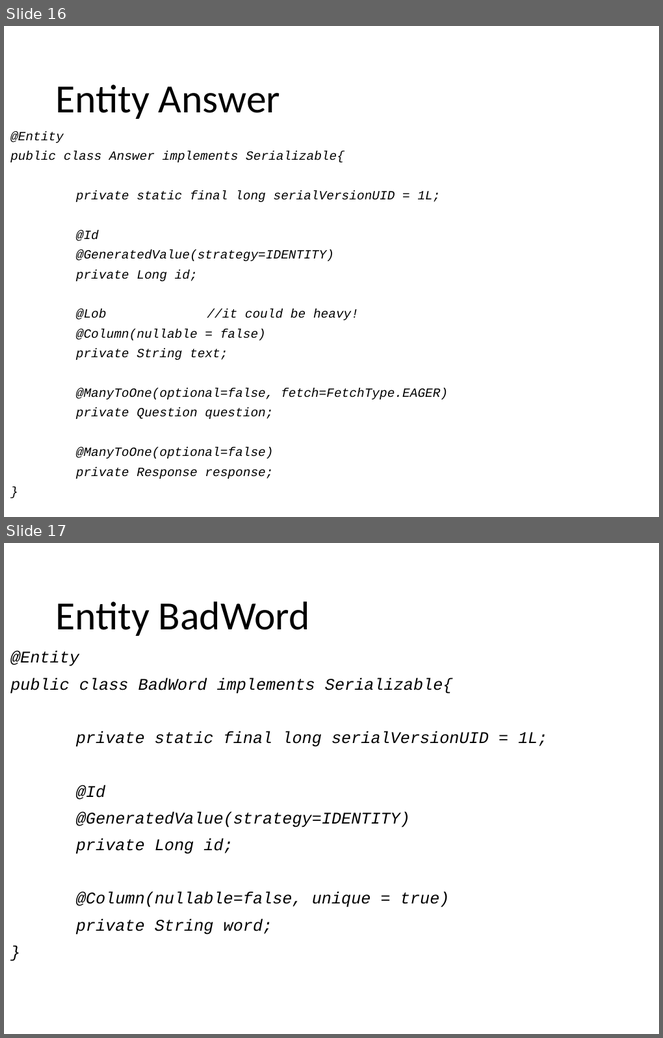
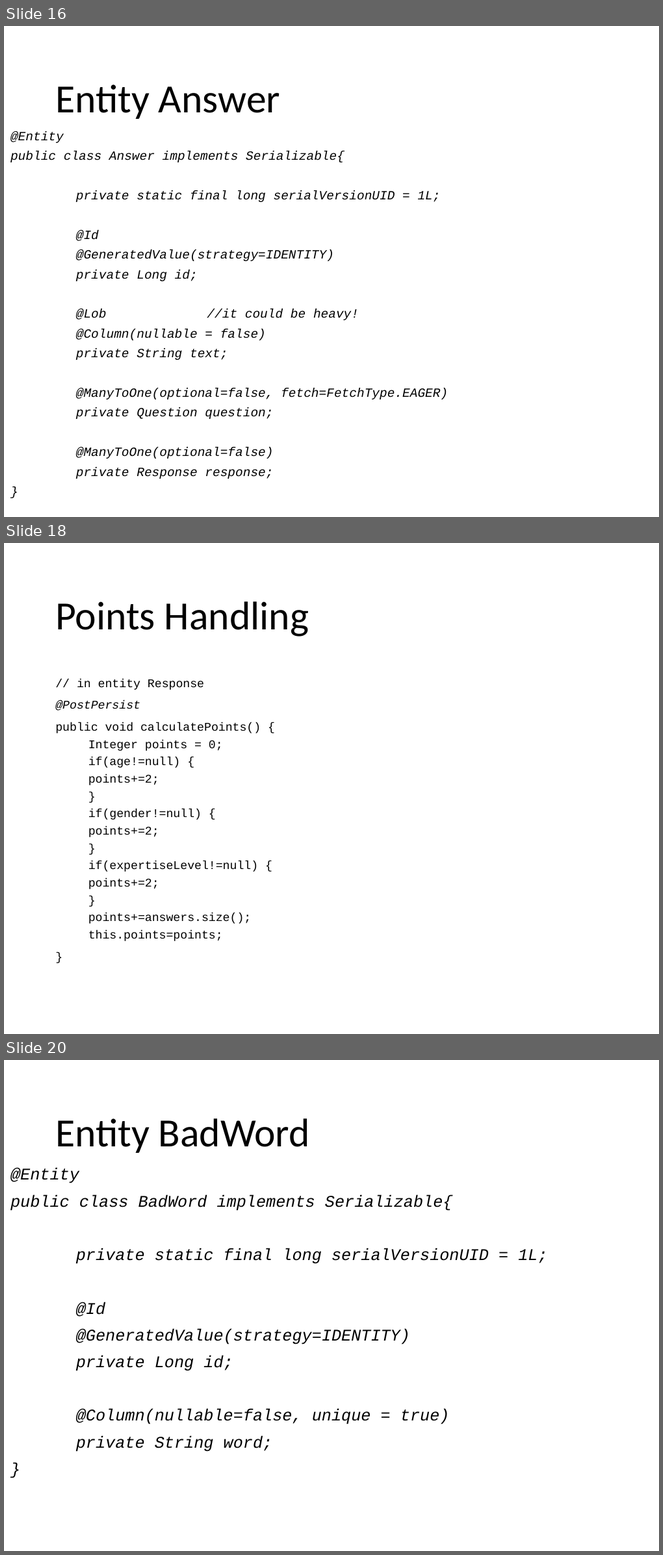
Before and after one commit to Paso198/Gamified-Marketing-Application, a slide deck: Design.pptx. Shown one above the other, each under a label of ours: slides 16 and 17 before the commit, slides 16, 18 and 20 after it; the slides between them are not shown. The pictures are 663x1038 and 663x1555 pixels, drawn with LibreOffice and Linux fonts; fonts in the diff are those of the drawing. Boxes give left, top, right and bottom in pixels: in the first picture for what was removed or moved away, otherwise in the second. Text is boxed around its words. In the diff, an @@ line names an element or a change of style, - is before the commit and + after.

```diff
--- a/Design.pptx
+++ b/Design.pptx
@@ slide 18 added at (4, 543, 659, 1034), background #FFFFFF @@
@@ title added at (55, 601, 309, 637), 44 pt, text #000000 @@
+Points Handling
@@ text added at (55, 679, 261, 941), 13 pt, text #000000 @@
+// in entity Response
+@PostPersist
+public void calculatePoints() {
+  Integer points = 0;
+  if(age!=null) {
+  points+=2;
+  }
+  if(gender!=null) {
+  points+=2;
+  }
+  if(expertiseLevel!=null) {
+  points+=2;
+  }
+  points+=answers.size();
+  this.points=points;
+}
@@ what was slide 17 is now slide 20 @@
```
Also in this commit, not shown: 2 slides changed, 7 other slides added, 1 slide removed.
